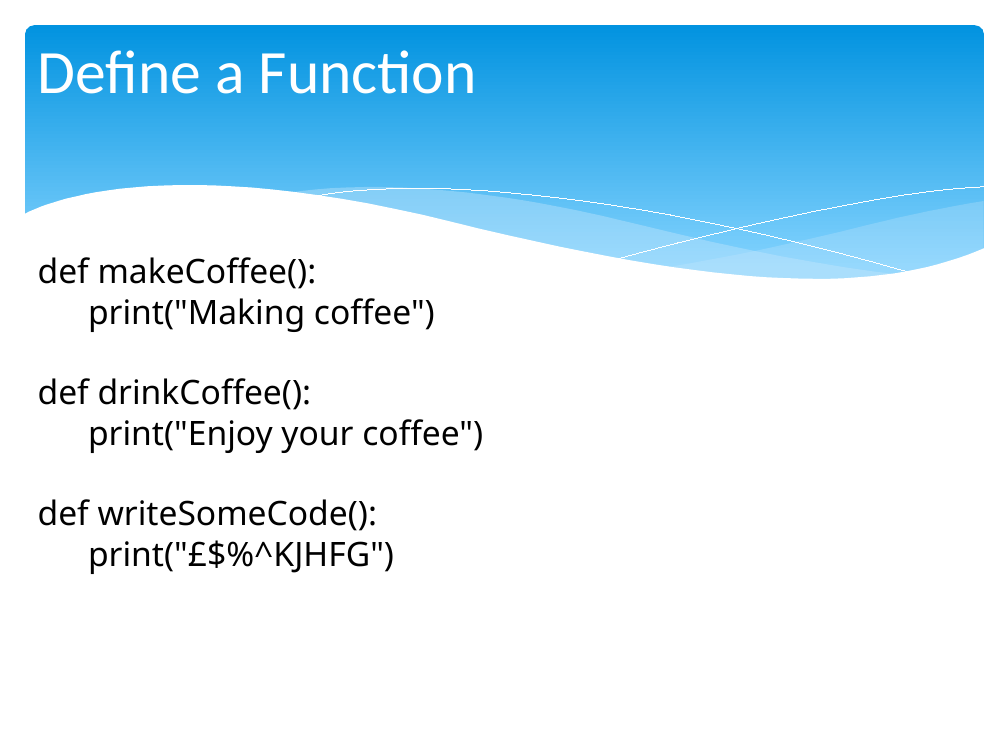
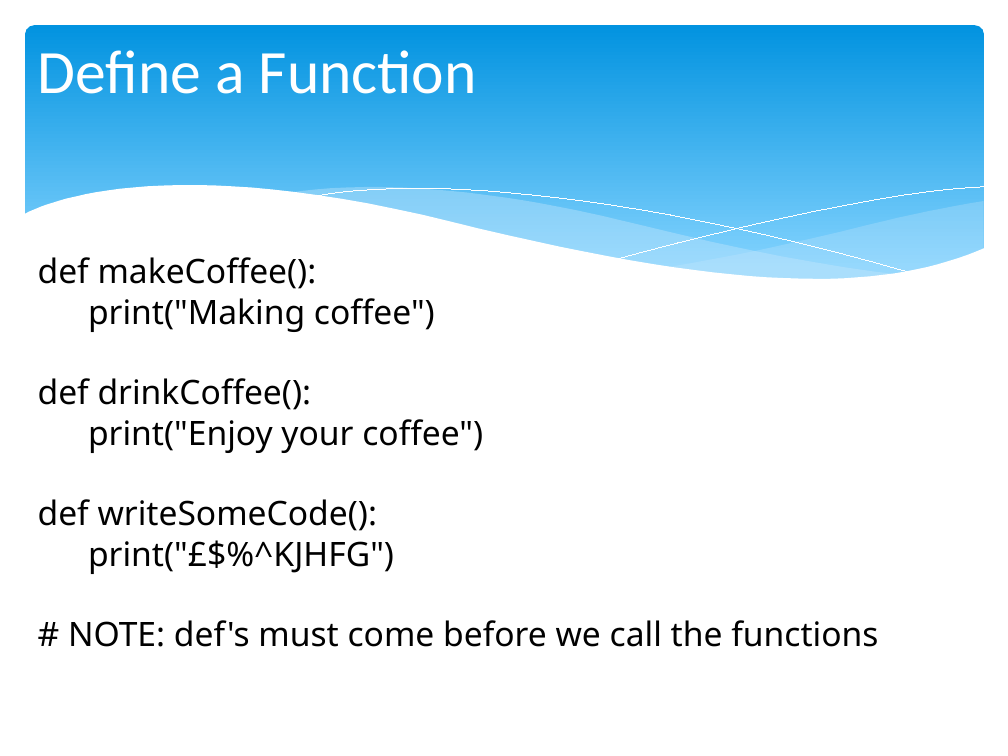
Before and after one commit to chris-turps/QA_Python3, a slide deck: slide 3 of DG_02 Turn Coffee into Code_Intro.pptx. Drawn at 1008x756 pixels with LibreOffice and Linux fonts; fonts in the diff are those of the drawing. Boxes give left, top, right and bottom in pixels: in the first picture for what was removed or moved away, otherwise in the second. Text is boxed around its words. In the diff, an @@ line names an element or a change of style, - is before the commit and + after.

```diff
--- a/DG_02 Turn Coffee into Code_Intro.pptx
+++ b/DG_02 Turn Coffee into Code_Intro.pptx
@@ text at (x1=68, y1=620, x2=878, y2=647): paragraph added @@
+# NOTE: def's must come before we call the functions
```
Also in this commit, not shown: 1 other slide changed, 4 other files.
